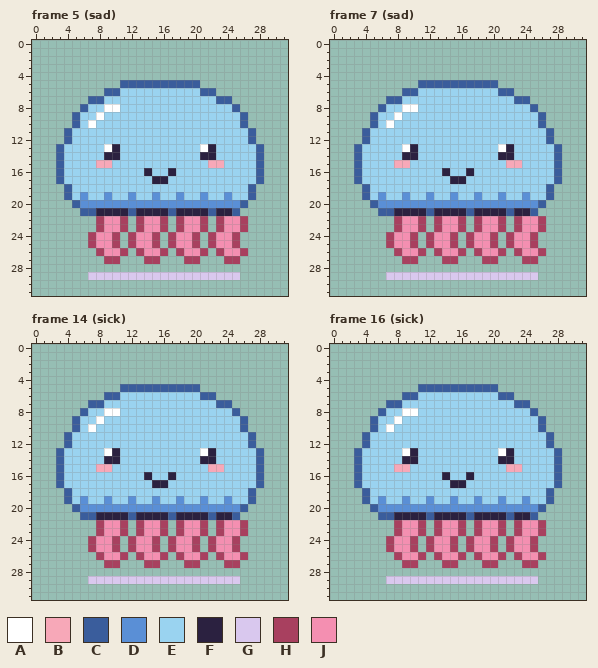
Pixel-art file: art/characters/ocean/jellop.aseprite. The picture above is the old version.
32x32 pixels, 28 frames. Shown: frame 5 (sad), frame 7 (sad), frame 14 (sick), frame 16 (sick). The commit also changed other frames, which this record leaves out.
Visible layers, top first: "face", "pet".
Palette (. is transparent): A #ffffff  B #f7a8b8  C #3a5d9c  D #5a8fd6  E #9ad3f0  F #2b2140  G #d9c8ee  H #a8405f  J #f48fb1
Pixels before, frame 5 (sad), first column x 3:
 5 ........CCCCCCCCCC........
 6 ......CCEEEEEEEEEECC......
 7 ....CCEEEEEEEEEEEEEECC....
 8 ...CEEAAEEEEEEEEEEEEEEC...
 9 ..CEEAEEEEEEEEEEEEEEEEEC..
10 ..CEAEEEEEEEEEEEEEEEEEEC..
11 .CEEEEEEEEEEEEEEEEEEEEEEC.
12 .CEEEEEEEEEEEEEEEEEEEEEEC.
13 CEEEEEAFEEEEEEEEEEAFEEEEEC
14 CEEEEEFFEEEEEEEEEEFFEEEEEC
15 CEEEEBBEEEEEEEEEEEEBBEEEEC
16 CEEEEEEEEEEFEEFEEEEEEEEEEC
17 CEEEEEEEEEEEFFEEEEEEEEEEEC
18 .CEEEEEEEEEEEEEEEEEEEEEEC.
19 .CEDEEDEEDEEDEEDEEDEEDEEC.
20 ..CDDDDDDDDDDDDDDDDDDDDC..
21 ...CCFFFFCFFFFCFFFFCFFC...
22 .....HJJH.HJJH.HJJH.HJJH..
23 .....HJJH.HJJH.HJJH.HJJH..
24 ....HJJH.HJJH.HJJH.HJJH...
25 ....HJJH.HJJH.HJJH.HJJH...
26 .....HJJH.HJJH.HJJH.HJJH..
27 ......HH...HH...HH...HH...
28 ..........................
29 ....GGGGGGGGGGGGGGGGGGG...
Pixels before, frame 7 (sad), first column x 3:
 5 ........CCCCCCCCCC........
 6 ......CCEEEEEEEEEECC......
 7 ....CCEEEEEEEEEEEEEECC....
 8 ...CEEAAEEEEEEEEEEEEEEC...
 9 ..CEEAEEEEEEEEEEEEEEEEEC..
10 ..CEAEEEEEEEEEEEEEEEEEEC..
11 .CEEEEEEEEEEEEEEEEEEEEEEC.
12 .CEEEEEEEEEEEEEEEEEEEEEEC.
13 CEEEEEAFEEEEEEEEEEAFEEEEEC
14 CEEEEEFFEEEEEEEEEEFFEEEEEC
15 CEEEEBBEEEEEEEEEEEEBBEEEEC
16 CEEEEEEEEEEFEEFEEEEEEEEEEC
17 CEEEEEEEEEEEFFEEEEEEEEEEEC
18 .CEEEEEEEEEEEEEEEEEEEEEEC.
19 .CEDEEDEEDEEDEEDEEDEEDEEC.
20 ..CDDDDDDDDDDDDDDDDDDDDC..
21 ...CCFFFFCFFFFCFFFFCFFC...
22 .....HJJH.HJJH.HJJH.HJJH..
23 .....HJJH.HJJH.HJJH.HJJH..
24 ....HJJH.HJJH.HJJH.HJJH...
25 ....HJJH.HJJH.HJJH.HJJH...
26 .....HJJH.HJJH.HJJH.HJJH..
27 ......HH...HH...HH...HH...
28 ..........................
29 ....GGGGGGGGGGGGGGGGGGG...
Pixels before, frame 14 (sick), first column x 3:
 5 ........CCCCCCCCCC........
 6 ......CCEEEEEEEEEECC......
 7 ....CCEEEEEEEEEEEEEECC....
 8 ...CEEAAEEEEEEEEEEEEEEC...
 9 ..CEEAEEEEEEEEEEEEEEEEEC..
10 ..CEAEEEEEEEEEEEEEEEEEEC..
11 .CEEEEEEEEEEEEEEEEEEEEEEC.
12 .CEEEEEEEEEEEEEEEEEEEEEEC.
13 CEEEEEAFEEEEEEEEEEAFEEEEEC
14 CEEEEEFFEEEEEEEEEEFFEEEEEC
15 CEEEEBBEEEEEEEEEEEEBBEEEEC
16 CEEEEEEEEEEFEEFEEEEEEEEEEC
17 CEEEEEEEEEEEFFEEEEEEEEEEEC
18 .CEEEEEEEEEEEEEEEEEEEEEEC.
19 .CEDEEDEEDEEDEEDEEDEEDEEC.
20 ..CDDDDDDDDDDDDDDDDDDDDC..
21 ...CCFFFFCFFFFCFFFFCFFC...
22 .....HJJH.HJJH.HJJH.HJJH..
23 .....HJJH.HJJH.HJJH.HJJH..
24 ....HJJH.HJJH.HJJH.HJJH...
25 ....HJJH.HJJH.HJJH.HJJH...
26 .....HJJH.HJJH.HJJH.HJJH..
27 ......HH...HH...HH...HH...
28 ..........................
29 ....GGGGGGGGGGGGGGGGGGG...
Pixels before, frame 16 (sick), first column x 3:
 5 ........CCCCCCCCCC........
 6 ......CCEEEEEEEEEECC......
 7 ....CCEEEEEEEEEEEEEECC....
 8 ...CEEAAEEEEEEEEEEEEEEC...
 9 ..CEEAEEEEEEEEEEEEEEEEEC..
10 ..CEAEEEEEEEEEEEEEEEEEEC..
11 .CEEEEEEEEEEEEEEEEEEEEEEC.
12 .CEEEEEEEEEEEEEEEEEEEEEEC.
13 CEEEEEAFEEEEEEEEEEAFEEEEEC
14 CEEEEEFFEEEEEEEEEEFFEEEEEC
15 CEEEEBBEEEEEEEEEEEEBBEEEEC
16 CEEEEEEEEEEFEEFEEEEEEEEEEC
17 CEEEEEEEEEEEFFEEEEEEEEEEEC
18 .CEEEEEEEEEEEEEEEEEEEEEEC.
19 .CEDEEDEEDEEDEEDEEDEEDEEC.
20 ..CDDDDDDDDDDDDDDDDDDDDC..
21 ...CCFFFFCFFFFCFFFFCFFC...
22 .....HJJH.HJJH.HJJH.HJJH..
23 .....HJJH.HJJH.HJJH.HJJH..
24 ....HJJH.HJJH.HJJH.HJJH...
25 ....HJJH.HJJH.HJJH.HJJH...
26 .....HJJH.HJJH.HJJH.HJJH..
27 ......HH...HH...HH...HH...
28 ..........................
29 ....GGGGGGGGGGGGGGGGGGG...
The same view after the edit:
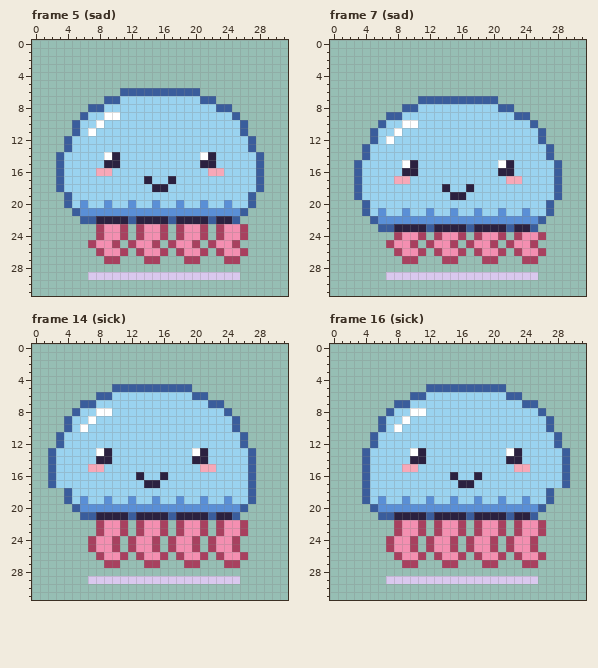
The exact change:
Changed rows in their new state; - is an unchanged pixel.
Frame 5 (sad), layers "face", "pet":
first column x 3:
 5 --------..........--------
 6 ------..CCCCCCCCCC..------
 7 ----..CC----------CC..----
 8 ---.CCEE------------CC.---
 9 --.C-EAA--------------C.--
10 ----EA--------------------
11 -.C-A------------------C.-
13 .C----EE----------EE----C.
14 ------A-----------A-------
15 -----EFF----------FFE-----
16 -----BB----E--E----BB-----
17 -----------FEEF-----------
18 CE----------FF----------EC
19 ---E--E--E--E--E--E--E----
20 -CE-EE-EE-EE-EE-EE-EE-EEC-
21 --CDDDDDDDDDDDDDDDDDDDDC--
22 ---CCFFFFCFFFFCFFFFCFFC.--
24 ----.H-JH.H-JH.H-JH.H-JH--
Frame 7 (sad), layers "face", "pet":
first column x 3:
 5 --------..........--------
 6 ------..............------
 7 ----....CCCCCCCCCC....----
 8 ---...CC----------CC...---
 9 --..CC--------------CC..--
10 --.CE-AA--------------C.--
11 -.C--A-----------------C.-
12 -.C-A------------------C.-
13 .C----EE----------EE----C.
14 .C----EE----------EE----C.
15 -----EAF----------AFE-----
16 ------FF---E--E---FF------
17 -----BB-----EE-----BB-----
18 CE---------F--F---------EC
19 CE-E--E--E--FF-E--E--E--EC
20 -CEEEEEEEEEEEEEEEEEEEEEEC-
21 -CEDEEDEEDEEDEEDEEDEEDEEC-
22 --CDDDDDDDDDDDDDDDDDDDDC--
23 ---CCFFFFCFFFFCFFFFCFFC.--
24 ----.H-JH.H-JH.H-JH.H-JH--
Frame 14 (sick), layers "face", "pet":
first column x 2:
 5 --------C---------.--------
 6 ------C-E---------C-.------
 7 ----C-E-------------C-.----
 8 ---CE-A-E-------------C.---
 9 --CE-AE----------------C.--
10 --CEAE-----------------C.--
11 -CE---------------------C.-
12 -CE---------------------C.-
13 CE----AFE---------AFE----C.
14 CE----F-E---------F-E----C.
15 CE---B-E-----------B-E---C.
16 CE---------FE-FE---------C.
17 CE----------F-E----------C.
Frame 16 (sick), layers "face", "pet":
first column x 3:
 5 --------.---------C--------
 6 ------.-C---------E-C------
 7 ----.-C-------------E-C----
 8 ---.C-E-A-------------EC---
 9 --.C-EA----------------EC--
10 --.CEA-----------------EC--
11 -.C---------------------EC-
12 -.C---------------------EC-
13 .C----EAF---------EAF----EC
14 .C----E-F---------E-F----EC
15 .C---E-B-----------E-B---EC
16 .C---------EF-EF---------EC
17 .C----------E-F----------EC
Pixel boxes of the changes (left, top, right, bottom) in both pictures:
changed: (56, 80, 264, 240)
changed: (354, 80, 562, 240)
changed: (48, 384, 264, 488)
changed: (354, 384, 570, 488)
